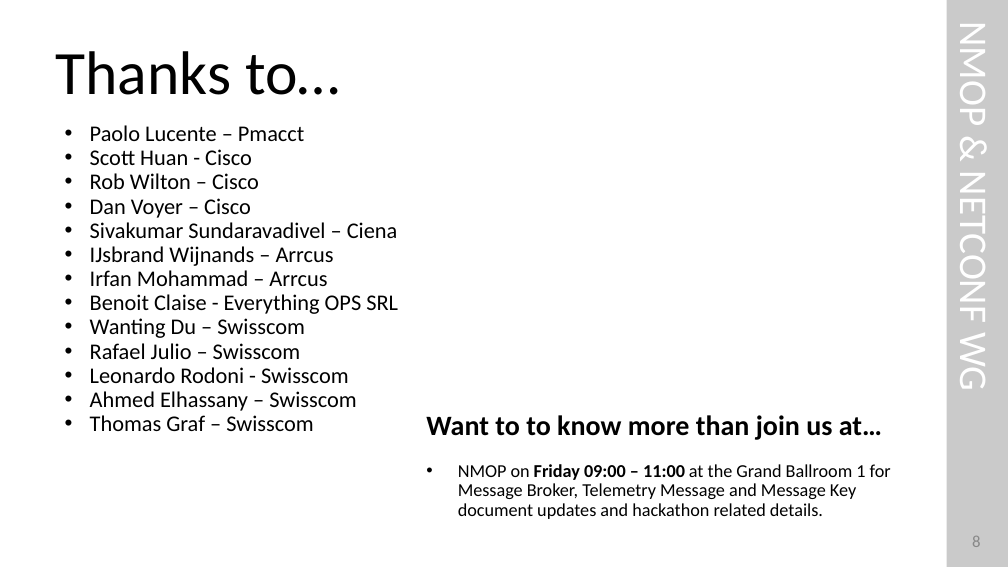
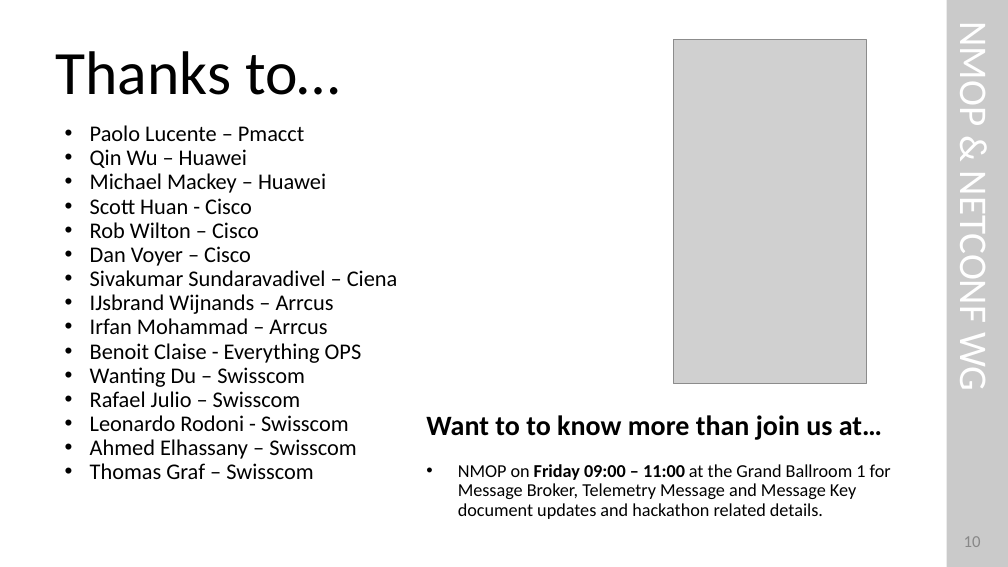
Before and after one commit to network-analytics/ietf-network-analytics-document-status, a slide deck: slide 10 of 125/Hackathon/ietf-125-hackathon-validate-e2e-yp-message-broker.pptx (slide 8 before the commit). Drawn at 1008x567 pixels with LibreOffice and Linux fonts; fonts in the diff are those of the drawing; grey boxes stand for pictures. Boxes give left, top, right and bottom in pixels: in the first picture for what was removed or moved away, otherwise in the second. Text is boxed around its words. In the diff, an @@ line names an element or a change of style, - is before the commit and + after.

```diff
--- a/125/Hackathon/ietf-125-hackathon-validate-e2e-yp-message-broker.pptx
+++ b/125/Hackathon/ietf-125-hackathon-validate-e2e-yp-message-broker.pptx
@@ picture added at [673, 39, 867, 383] @@
@@ text at [90, 149, 326, 193]: paragraphs added @@
+• Qin Wu – Huawei
+• Michael Mackey – Huawei
@@ text at [90, 343, 362, 363]: text changed @@
-• Benoit Claise - Everything OPS SRL
+• Benoit Claise - Everything OPS
@@ page number at [964, 536, 981, 547]: text changed @@
-8
+10
```
Also in this commit, not shown: 3 other slides changed, 2 slides added, 1 other file.
